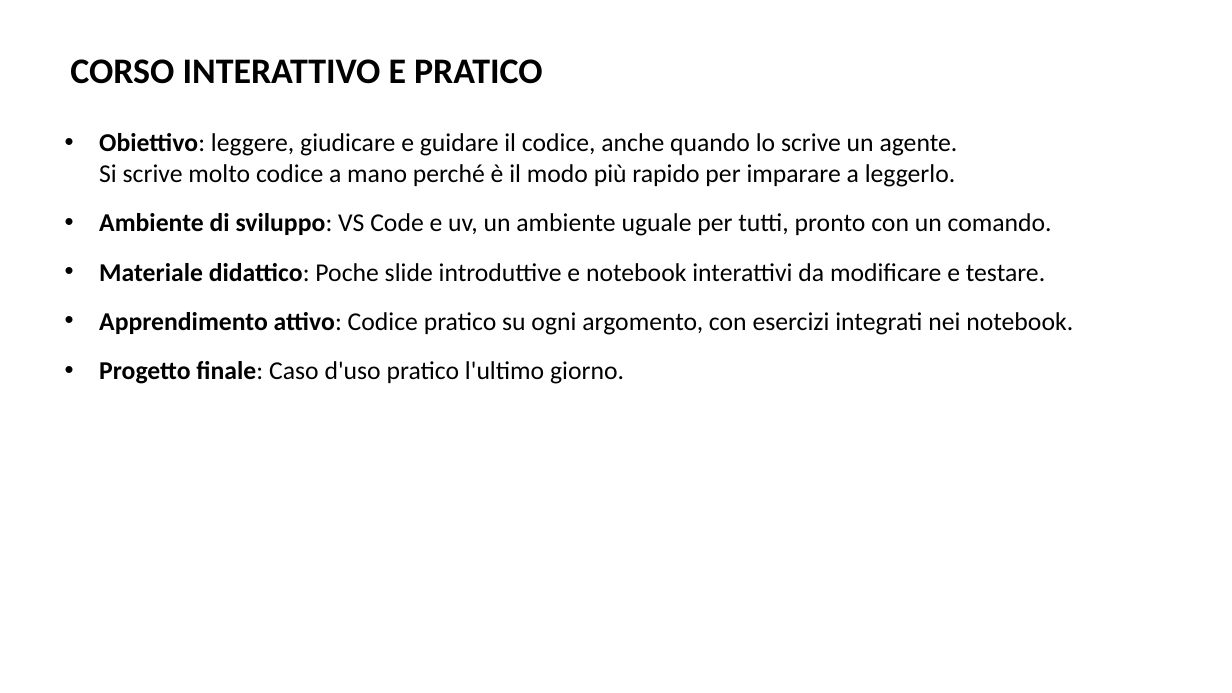
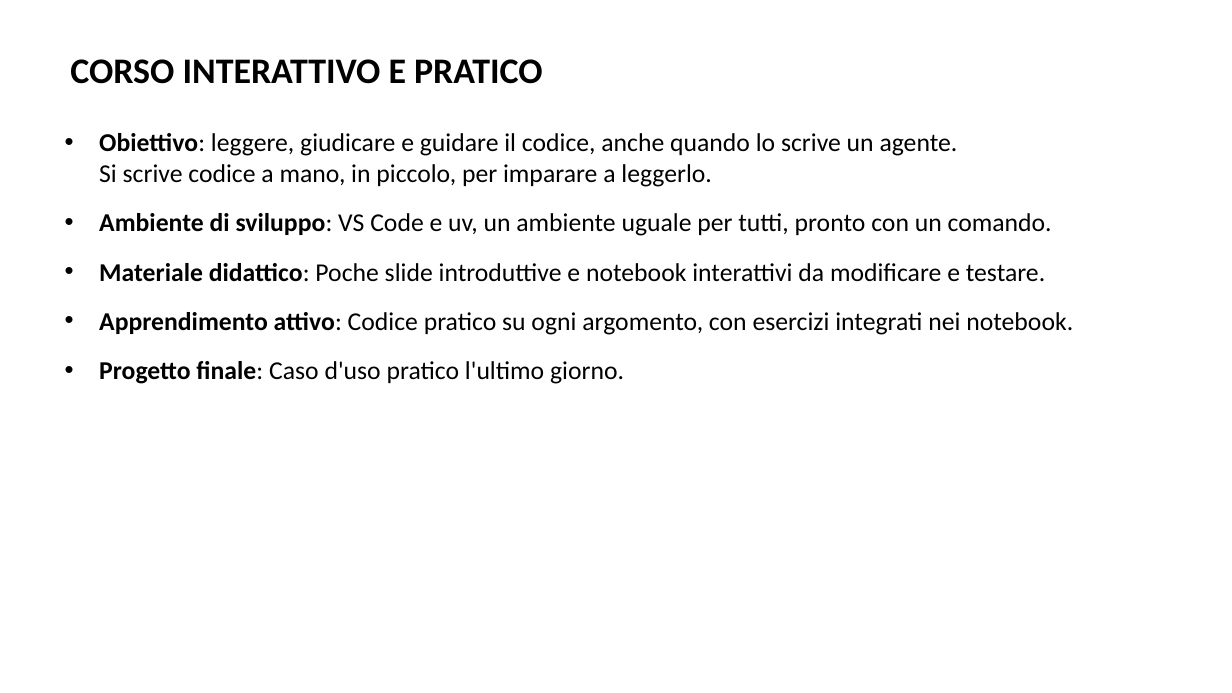
Before and after one commit to AndreaCorvaglia0/python-base-utilities, a slide deck: slide 4 of Slides/Presentazione_python_base.pptx. Drawn at 1232x693 pixels with LibreOffice and Linux fonts; fonts in the diff are those of the drawing; background and template pictures are left out. Boxes give left, top, right and bottom in pixels: in the first picture for what was removed or moved away, otherwise in the second. Text is boxed around its words. In the diff, an @@ line names an element or a change of style, - is before the commit and + after.

```diff
--- a/Slides/Presentazione_python_base.pptx
+++ b/Slides/Presentazione_python_base.pptx
@@ text at <box>99,164,712,187</box>: text changed @@
-Si scrive molto codice a mano perché è il modo più rapido per imparare a leggerlo.
+Si scrive codice a mano, in piccolo, per imparare a leggerlo.
```
Also in this commit, not shown: 4 other slides changed, 11 other files.
